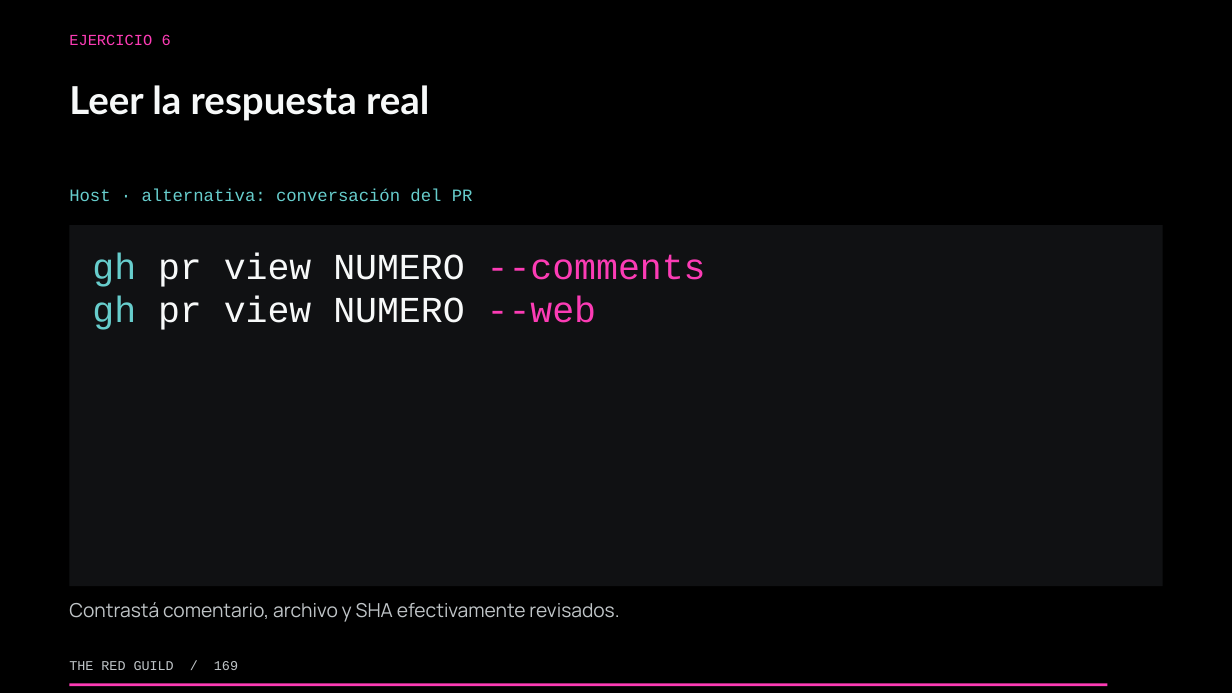
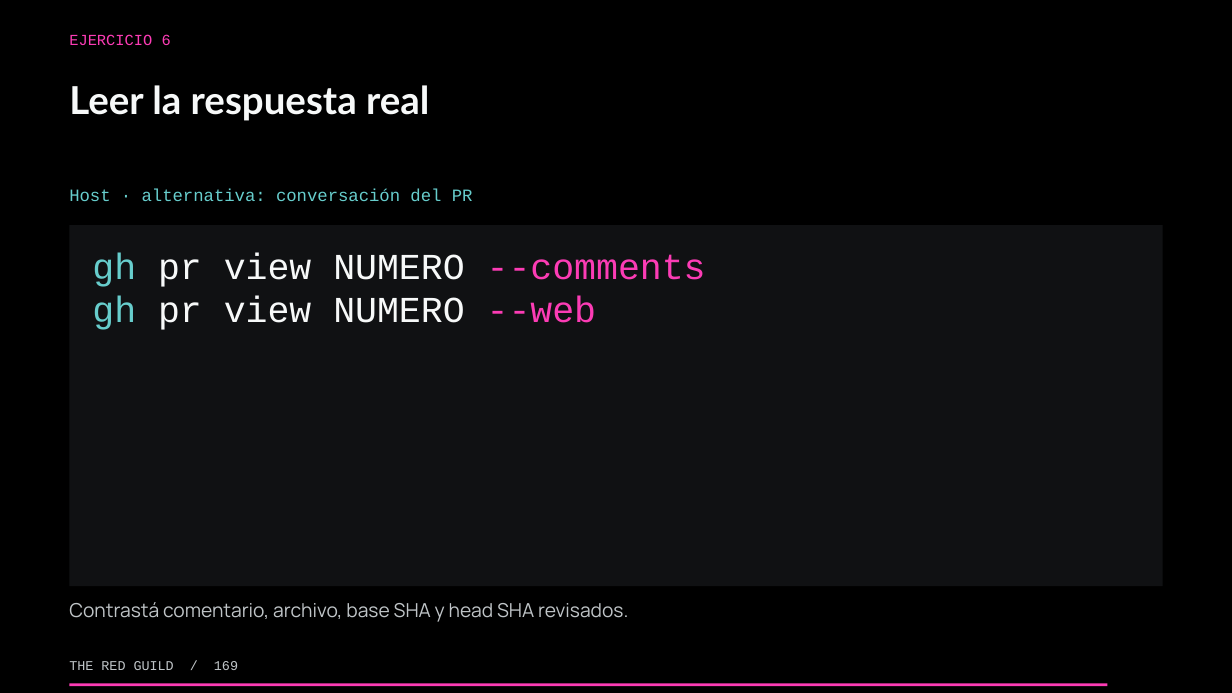
Before and after one commit to theredguild/github-ai-automation-lab, a slide deck: slide 169 of slides/workshop.pptx. Drawn at 1232x693 pixels with LibreOffice and Linux fonts; fonts in the diff are those of the drawing. Boxes give left, top, right and bottom in pixels: in the first picture for what was removed or moved away, otherwise in the second. Text is boxed around its words. In the diff, an @@ line names an element or a change of style, - is before the commit and + after.

```diff
--- a/slides/workshop.pptx
+++ b/slides/workshop.pptx
@@ text at [69, 602, 628, 622]: text changed @@
-Contrastá comentario, archivo y SHA efectivamente revisados.
+Contrastá comentario, archivo, base SHA y head SHA revisados.
```
Also in this commit, not shown: 6 other slides changed, 7 other files.
